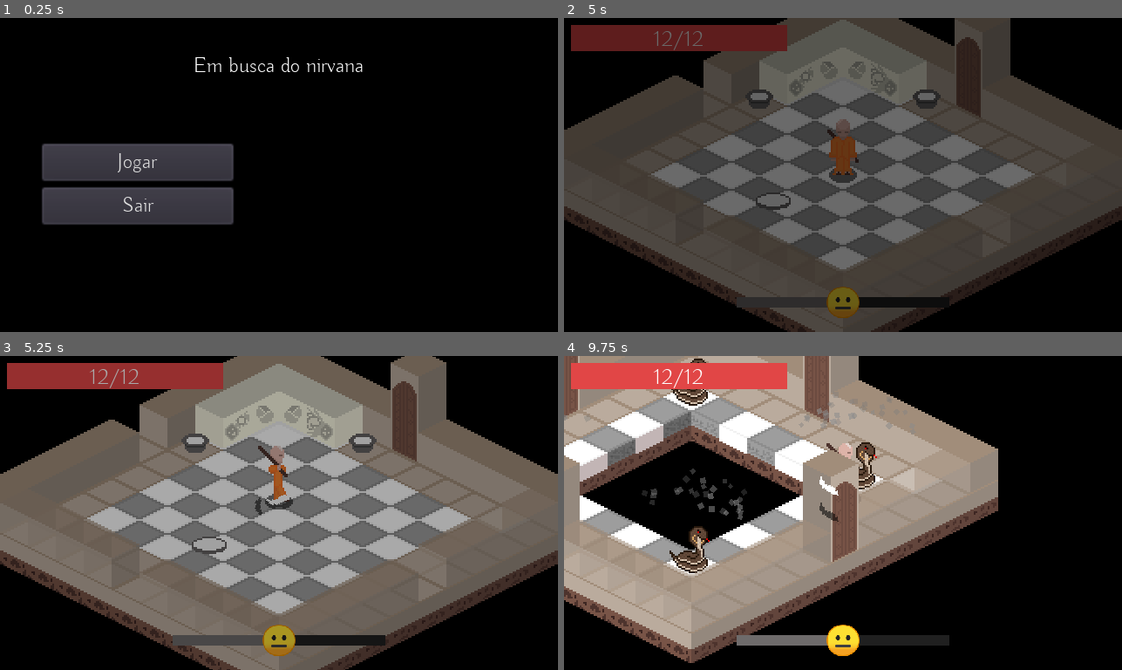
Above: before the commit, frames 1-4 (two rows, left to right).
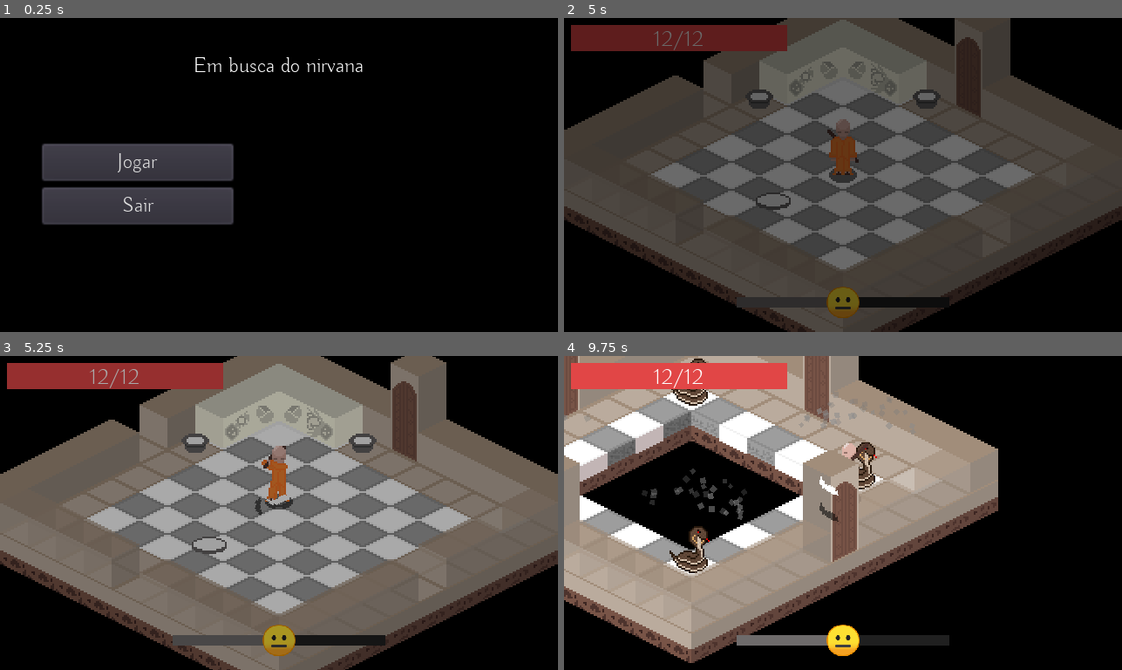
Above: after the commit, the same moments.

Repository: ColmeiaUDESC/gamejaaj6
Game: Godot game, scene res://Cenas/MenuPrincipal.tscn
Same seed, same stepped clock (60 frames per second), same inputs: the game is played once before the commit and once after it.
Inputs (mouse positions are in pixels of both pictures, inside the frame that each line leads up to):
- Up to frame 1 (0.25 s): no input
- Up to frame 2 (5 s): click "Jogar" at 0.5 s; click "Voltar" at 1.25 s; click "Jogar" at 2 s; click "Save 1" at 2.75 s; click "Novo Jogo" at 3.5 s; click "Novo Jogo" at 4.25 s
- Up to frame 3 (5.25 s): tap Enter at 5 s; move the mouse to (251, 575) at 5.02 s; hold W (andar_pra_cima) from 5.03 s (still down); click (251, 575) at 5.1 s
- Up to frame 4 (9.75 s): move the mouse to (1010, 560) at 5.77 s; right-click (1010, 560) at 5.85 s; move the mouse to (675, 465) at 6.52 s; release W (andar_pra_cima) at 6.53 s; hold Enter 6.53-7.28 s; hold A (andar_pra_esquerda) 6.53-8.03 s; move the mouse to (870, 513) at 7.27 s; click (870, 513) at 7.35 s; move the mouse to (759, 434) at 8.02 s; hold S (andar_pra_baixo) 8.03-8.78 s; hold Right mouse button (ataque_purificacao) 8.03-8.78 s; move the mouse to (965, 497) at 8.77 s; hold D (andar_pra_direita) 8.78-9.53 s; tap Enter at 8.85 s; move the mouse to (731, 528) at 9.52 s; hold W (andar_pra_cima) from 9.53 s (still down); click (731, 528) at 9.6 s

Frames 1-2 are identical in both runs. In frame 3, 0.3% of the frame differs, in the area x 46-52%, y 28-47%; in frame 4, 0.1%.

Commit message:
Corrigir animações de ataque do jogador não olhando para a direção certa

Diff:
--- a/Instanciaveis/Ataque.gd
+++ b/Instanciaveis/Ataque.gd
@@ -5,6 +5,7 @@
 export(float) var altura_ataque:= 10.0
 export(float) var multiplicador_velocidade := 1.0
 var atacando := false
+var angulo_ataque := 0.0
 
 onready var colisao = $CollisionShape2D
 onready var sprite_sombra := $CollisionShape2D/SombraSprite
@@ -21,7 +22,7 @@
 	if not atacando:
 		atacando = true
 		emit_signal("atacou")
-		var angulo_ataque := round(dir.angle() / (PI / 2)) * PI / 2 if restringir_ataque else dir.angle()
+		angulo_ataque = round(dir.angle() / (PI * .5)) * PI * .5 if restringir_ataque else dir.angle()
 		colisao.rotation = angulo_ataque
 		colisao.position = Vector2(cos(angulo_ataque), sin(angulo_ataque)) * deslocamento_ataque
 		sprite.position = colisao.position + Vector2.UP * altura_ataque
--- a/Instanciaveis/Scripts/Jogador.gd
+++ b/Instanciaveis/Scripts/Jogador.gd
@@ -126,7 +126,7 @@
 
 func _gerenciar_animacoes() -> void:
 	if $Ataque.atacando:
-		var dir_ataque: Vector2 = Vector2.RIGHT.rotated($Ataque.rotation)
+		var dir_ataque: Vector2 = Vector2.RIGHT.rotated($Ataque.angulo_ataque)
 		var sufixo := _pegar_suffixo_anim_dir(dir_ataque)
 		$Sprite.play("atacando_" + sufixo)
 		$Sprite.flip_h = dir_ataque.x < 0 if sufixo == "lado" else false
